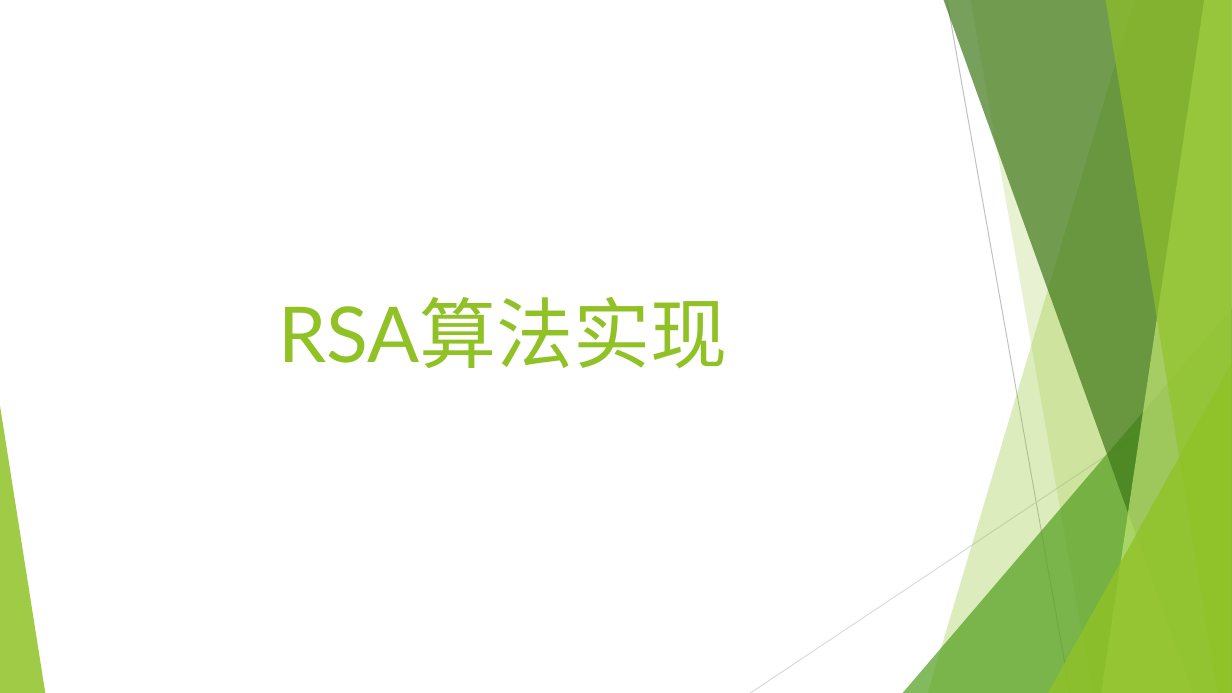
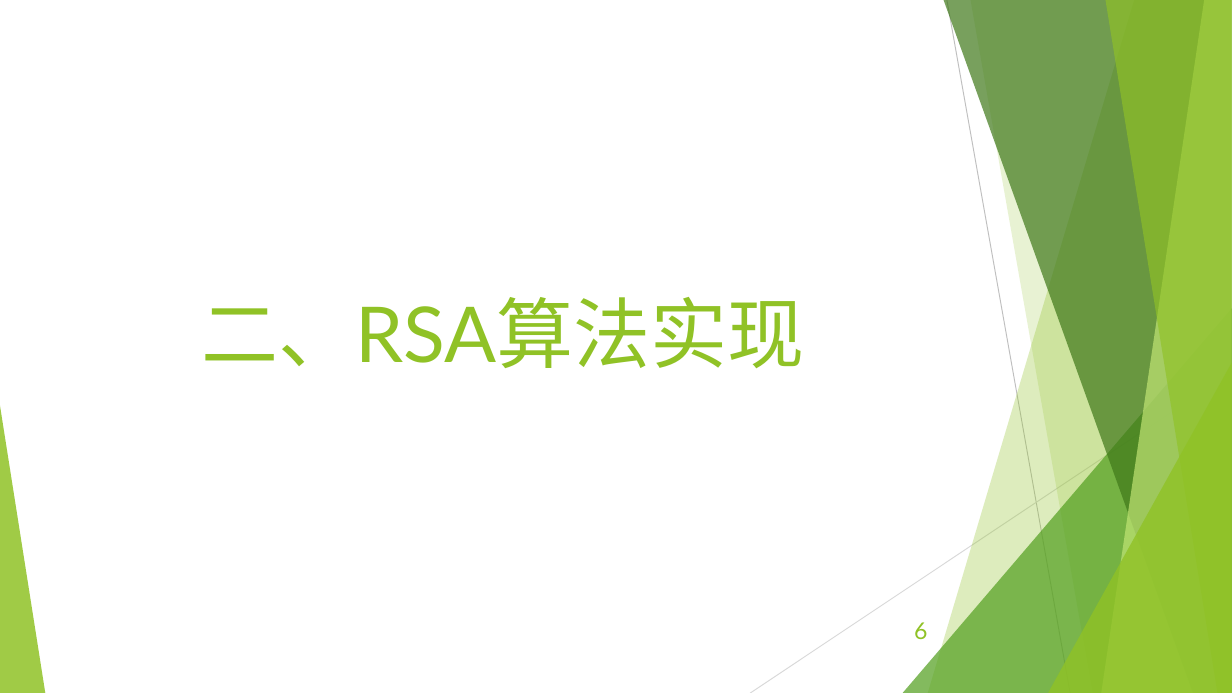
Before and after one commit to EECodingPresentation/project2, a slide deck: slide 6 of 展示报告.pptx (slide 2 before the commit). Drawn at 1232x693 pixels with LibreOffice and Linux fonts; fonts in the diff are those of the drawing. Boxes give left, top, right and bottom in pixels: in the first picture for what was removed or moved away, otherwise in the second. Text is boxed around its words. In the diff, an @@ line names an element or a change of style, - is before the commit and + after.

```diff
--- a/展示报告.pptx
+++ b/展示报告.pptx
@@ title at (201,297,804,368): text changed @@
-RSA算法实现
+二、RSA算法实现
@@ page number added at (914,622,927,639), 18 pt, text #90C226 @@
+6
```
Also in this commit, not shown: 9 other slides changed, 12 slides added, 3 other files.
